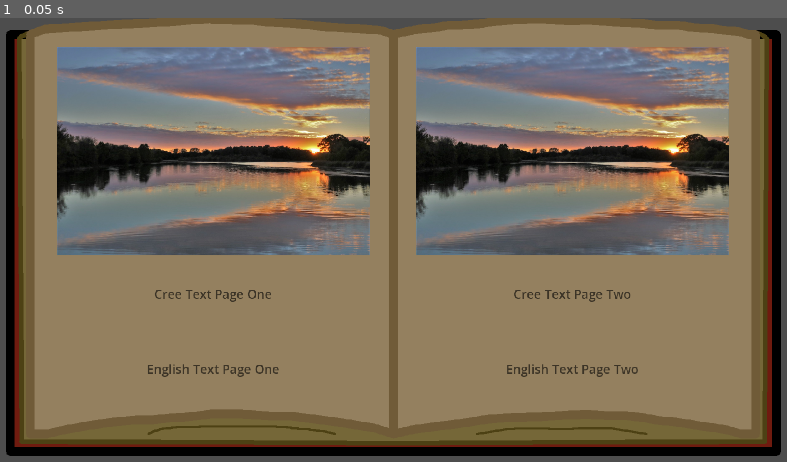
Above: before the commit, frame 1.
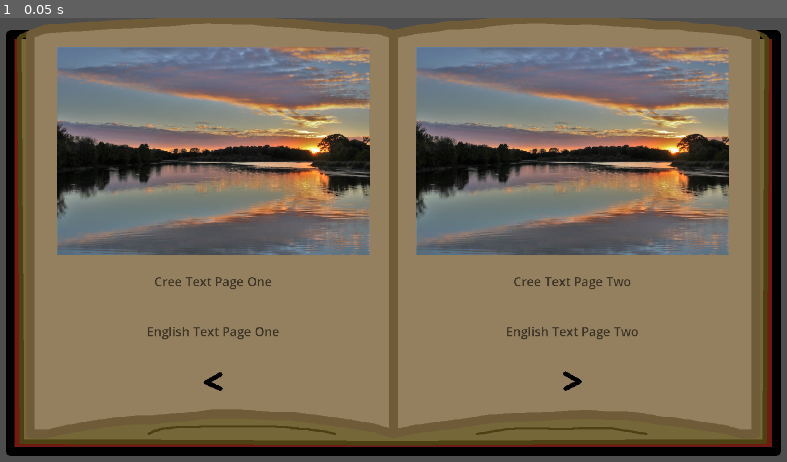
Above: after the commit, the same moment.

Repository: PolTwice/ProjectTanisi
Game: Godot game, scene res://AIBook/GenericBook.tscn
Same seed, same stepped clock (60 frames per second), same inputs: the game is played once before the commit and once after it. This scene is started directly instead of the project's main scene.
Inputs:
- Up to frame 1 (0.05 s): no input

The runs differ from the first frame. In frame 1, 1.1% of the frame differs, in the area x 18-82%, y 58-85%.
Error after the commit: Parse Error: Expected iterable after "in". (res://AIBook/generic_book.gd:46)

Commit message:
Added book resource and started editing resource text

Diff:
--- a/AIBook/GenericBook.tscn
+++ b/AIBook/GenericBook.tscn
@@ -1,8 +1,11 @@
-[gd_scene load_steps=4 format=3 uid="uid://c5g202x2u123x"]
+[gd_scene load_steps=7 format=3 uid="uid://c5g202x2u123x"]
 
-[ext_resource type="Texture2D" uid="uid://ckiuuswqn6emf" path="res://AIBook/BookBetter.png" id="1_cwj51"]
-[ext_resource type="Texture2D" uid="uid://bqxs1aqjc2ym0" path="res://Tests/TestLake.jpeg" id="2_n7rjq"]
-[ext_resource type="Theme" uid="uid://bnsjo7qyi8fhs" path="res://BookText.tres" id="3_nieyl"]
+[ext_resource type="Texture2D" uid="uid://ckiuuswqn6emf" path="res://AIBook/BookBetter.png" id="1_1nbs7"]
+[ext_resource type="Script" uid="uid://wco4wc3vi6nh" path="res://AIBook/generic_book.gd" id="1_clc03"]
+[ext_resource type="Texture2D" uid="uid://bqxs1aqjc2ym0" path="res://Tests/TestLake.jpeg" id="2_clc03"]
+[ext_resource type="Theme" uid="uid://bnsjo7qyi8fhs" path="res://BookText.tres" id="3_mky4g"]
+[ext_resource type="Texture2D" uid="uid://37stp61yphyj" path="res://AIBook/directionDifferentLeft.png" id="4_7y6js"]
+[ext_resource type="Texture2D" uid="uid://chs18hry00pbg" path="res://AIBook/directionDifferent.png" id="5_vbcgo"]
 
 [node name="Control" type="Control"]
 layout_mode = 3
@@ -11,12 +14,13 @@
 anchor_bottom = 1.0
 grow_horizontal = 2
 grow_vertical = 2
+script = ExtResource("1_clc03")
 
 [node name="BookTexure" type="TextureRect" parent="."]
 layout_mode = 0
 offset_right = 40.0
 offset_bottom = 40.0
-texture = ExtResource("1_cwj51")
+texture = ExtResource("1_1nbs7")
 
 [node name="PagesHBOX" type="HBoxContainer" parent="."]
 layout_mode = 1
@@ -41,29 +45,35 @@
 [node name="PageOneVBox" type="VBoxContainer" parent="PagesHBOX/PageOneMargin"]
 layout_mode = 2
 
-[node name="TextureRect" type="TextureRect" parent="PagesHBOX/PageOneMargin/PageOneVBox"]
+[node name="PageOnePicture" type="TextureRect" parent="PagesHBOX/PageOneMargin/PageOneVBox"]
 custom_minimum_size = Vector2(0, 500)
 layout_mode = 2
 size_flags_horizontal = 4
 size_flags_vertical = 0
-texture = ExtResource("2_n7rjq")
+texture = ExtResource("2_clc03")
 expand_mode = 3
 
-[node name="RichTextLabel" type="RichTextLabel" parent="PagesHBOX/PageOneMargin/PageOneVBox"]
+[node name="PageOneCree" type="RichTextLabel" parent="PagesHBOX/PageOneMargin/PageOneVBox"]
 layout_mode = 2
 size_flags_vertical = 3
-theme = ExtResource("3_nieyl")
+theme = ExtResource("3_mky4g")
 text = "Cree Text Page One"
 horizontal_alignment = 1
 vertical_alignment = 1
 
-[node name="RichTextLabel2" type="RichTextLabel" parent="PagesHBOX/PageOneMargin/PageOneVBox"]
+[node name="PageOneEnglish" type="RichTextLabel" parent="PagesHBOX/PageOneMargin/PageOneVBox"]
 layout_mode = 2
 size_flags_vertical = 3
-theme = ExtResource("3_nieyl")
+theme = ExtResource("3_mky4g")
 text = "English Text Page One"
 horizontal_alignment = 1
 vertical_alignment = 1
+
+[node name="Back" type="TextureButton" parent="PagesHBOX/PageOneMargin/PageOneVBox"]
+layout_mode = 2
+size_flags_horizontal = 4
+size_flags_vertical = 6
+texture_normal = ExtResource("4_7y6js")
 
 [node name="PageTwoMargin" type="MarginContainer" parent="PagesHBOX"]
 layout_mode = 2
@@ -76,26 +86,32 @@
 [node name="PageTwoVBox" type="VBoxContainer" parent="PagesHBOX/PageTwoMargin"]
 layout_mode = 2
 
-[node name="TextureRect" type="TextureRect" parent="PagesHBOX/PageTwoMargin/PageTwoVBox"]
+[node name="PageTwoPicture" type="TextureRect" parent="PagesHBOX/PageTwoMargin/PageTwoVBox"]
 custom_minimum_size = Vector2(0, 500)
 layout_mode = 2
 size_flags_horizontal = 4
 size_flags_vertical = 0
-texture = ExtResource("2_n7rjq")
+texture = ExtResource("2_clc03")
 expand_mode = 3
 
-[node name="RichTextLabel" type="RichTextLabel" parent="PagesHBOX/PageTwoMargin/PageTwoVBox"]
+[node name="PageTwoCree" type="RichTextLabel" parent="PagesHBOX/PageTwoMargin/PageTwoVBox"]
 layout_mode = 2
 size_flags_vertical = 3
-theme = ExtResource("3_nieyl")
+theme = ExtResource("3_mky4g")
 text = "Cree Text Page Two"
 horizontal_alignment = 1
 vertical_alignment = 1
 
-[node name="RichTextLabel2" type="RichTextLabel" parent="PagesHBOX/PageTwoMargin/PageTwoVBox"]
+[node name="PageTwoEnglish" type="RichTextLabel" parent="PagesHBOX/PageTwoMargin/PageTwoVBox"]
 layout_mode = 2
 size_flags_vertical = 3
-theme = ExtResource("3_nieyl")
+theme = ExtResource("3_mky4g")
 text = "English Text Page Two"
 horizontal_alignment = 1
 vertical_alignment = 1
+
+[node name="Next" type="TextureButton" parent="PagesHBOX/PageTwoMargin/PageTwoVBox"]
+layout_mode = 2
+size_flags_horizontal = 4
+size_flags_vertical = 6
+texture_normal = ExtResource("5_vbcgo")
--- /dev/null
+++ b/AIBook/generic_book.gd
@@ -0,0 +1,89 @@
+extends Control
+
+@onready var page_one_picture: TextureRect = $PagesHBOX/PageOneMargin/PageOneVBox/PageOnePicture
+@onready var page_two_picture: TextureRect = $PagesHBOX/PageTwoMargin/PageTwoVBox/PageTwoPicture
+
+@onready var page_one_cree: RichTextLabel = $PagesHBOX/PageOneMargin/PageOneVBox/PageOneCree
+@onready var page_one_english: RichTextLabel = $PagesHBOX/PageOneMargin/PageOneVBox/PageOneEnglish
+
+@onready var page_two_cree: RichTextLabel = $PagesHBOX/PageTwoMargin/PageTwoVBox/PageTwoCree
+@onready var page_two_english: RichTextLabel = $PagesHBOX/PageTwoMargin/PageTwoVBox/PageTwoEnglish
+
+
+@onready var back: TextureButton = $PagesHBOX/PageOneMargin/PageOneVBox/Back
+@onready var next: TextureButton = $PagesHBOX/PageTwoMargin/PageTwoVBox/Next
+
+var bookContents
+#var creeLines: Array[String] = []
+#var englishLines: Array[String] = []
+#var creeAudios: Array[AudioStream] = []
+#var englishAudios: Array[AudioStream] = []
+
+signal bookNextSignal();
+signal bookBackSignal();
+
+
+var pageOnePicture
+var pageTwoPicture
+
+var creeLinesOne
+var englishLinesOne
+
+var creeLinesTwo
+var englishLinesTwo
+
+func _ready() -> void:
+
+	bookContents  = get_parent().bookContents
+	back.disabled=true;
+
+	if(bookContents != null):
+		updateFromResource()
+	else:
+		return;
+
+func updateFromResource():
+	for line in
+	creeLines = dialogueBox.creeLines
+	englishLines = dialogueBox.englishLines
+	creeAudios = dialogueBox.creeAudios
+	englishAudios= dialogueBox.englishAudios
+
+
+func show_line(index: int):
+	back.disabled=true;
+
+	if(dialogueBox == null):
+		print("No resource loaded")
+		return
+
+	if (index >= creeLines.size()):
+		print("End of dialogue")
+		return
+
+	creeLabel.text = creeLines[index]
+	englishLabel.text = englishLines[index]
+	cree_narration.stream = creeAudios[index]
+	english_narration.stream = englishAudios[index]
+	continueStory.disabled = true;
+	playCreeAudio()
+
+#Disable the listen again button, the start playing the cree narration
+func playCreeAudio():
+	listen_again.disabled = true;
+	cree_narration.play()
+
+
+func _on_back_pressed() -> void:
+	emit_signal("storyBackSignal")
+	print("Story back signal sent")
+	pass
+
+func _on_listen_again_pressed() -> void:
+	listen_again.disabled = false
+	continueStory.disabled = false
+	playCreeAudio()
+
+func _on_continue_pressed() -> void:
+	emit_signal("storyNextSignal")
+	print("Story next signal sent")
--- /dev/null
+++ b/BookContents.gd
@@ -0,0 +1,6 @@
+extends Resource
+class_name bookContentResource
+
+@export var creeLines: Array[String] = []
+@export var englishLines: Array[String] = []
+@export var pictures: Array[Texture] = []
Not shown, added: AIBook/Direction.png.import
Binary file added: AIBook/directionDifferent.png
Not shown, added: AIBook/directionDifferent.png.import
Binary file added: AIBook/directionDifferentLeft.png
Not shown, added: AIBook/directionDifferentLeft.png.import
Not shown, added: AIBook/generic_book.gd.uid
Not shown, added: BookContents.gd.uid
